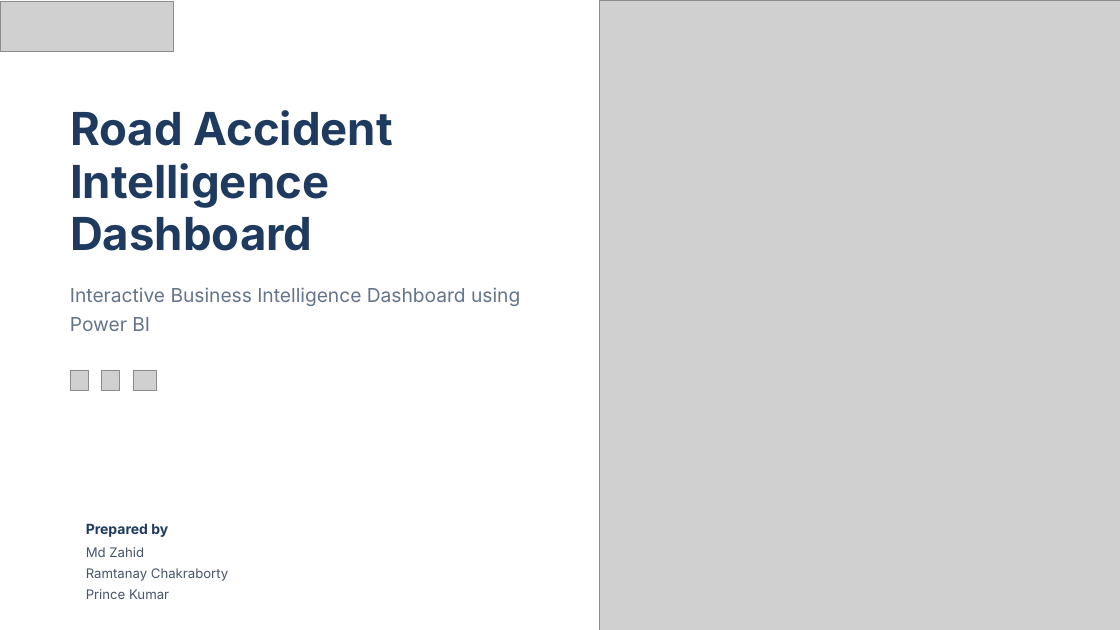
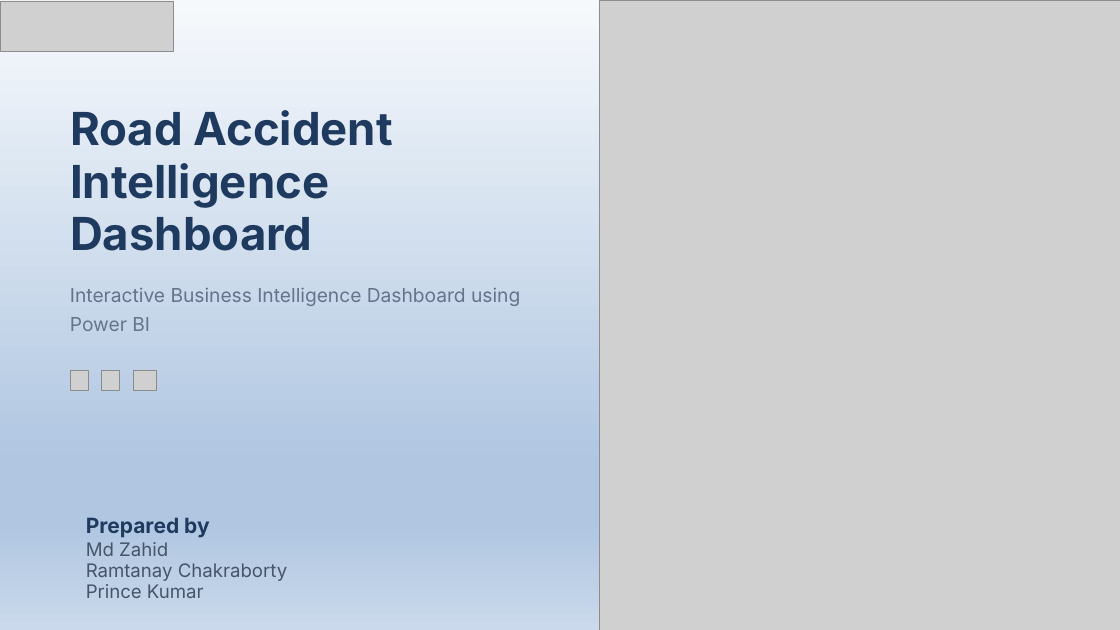
Before and after one commit to zahid0511/Road_Accident_Analysis, a slide deck: slide 1 of Road_Accident_Analysis.pptx. Drawn at 1120x630 pixels with LibreOffice and Linux fonts; fonts in the diff are those of the drawing; grey boxes stand for pictures. Boxes give left, top, right and bottom in pixels: in the first picture for what was removed or moved away, otherwise in the second. Text is boxed around its words. In the diff, an @@ line names an element or a change of style, - is before the commit and + after.

Commit message:
added ppt

```diff
--- a/Road_Accident_Analysis.pptx
+++ b/Road_Accident_Analysis.pptx
@@ background #FFFFFF to gradient #F6F9FC to #B0C6E1 to #CAD9EB @@
@@ text "Prepared by" at (86, 517, 210, 538): size 12 to 18 pt @@
@@ text "Md Zahid" at (86, 542, 287, 598): size 11.2 to 16 pt @@
```
Also in this commit, not shown: 10 other slides changed.
